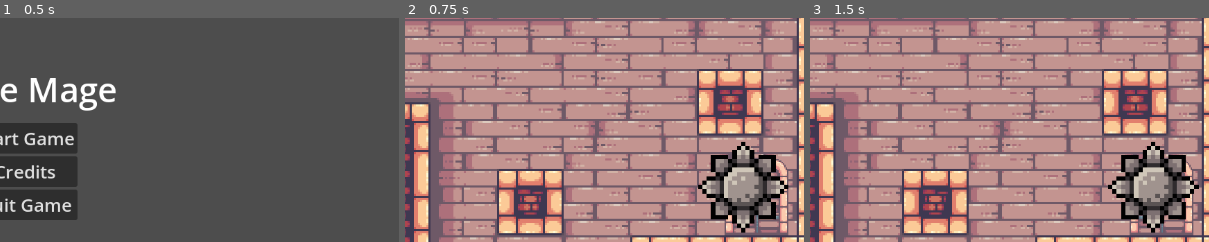
Above: before the commit, frames 1-3 (left to right).
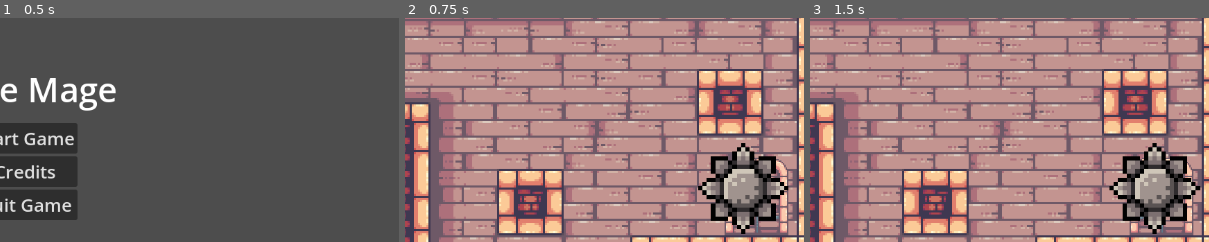
Above: after the commit, the same moments.

Repository: CristianOrmazabal/ProyectoCC5408
Game: Godot game, scene res://scenes/mainmenu.tscn
The game is run twice, just before and just after one commit, with the same random seed, the same clock (stepped at 60 frames per second) and the same inputs. The engine's default icon, where the game draws it, is replaced by a stand-in: a white triangle on a blue panel in a dark square.
Inputs:
- Up to frame 1 (0.5 s): no input
- Up to frame 2 (0.75 s): click "Start Game" at 0.5 s
- Up to frame 3 (1.5 s): tap Enter (ui_accept) at 1.25 s; hold Right (Gravity_right) from 1.28 s (still down)
The pictures show only the part of the screen within x 47-97%, y 18-68%; the shares and areas given below are measured in that part.

Frame 1 is identical in both runs. In frame 2, 1.7% of the frame differs, in the area x 73-97%, y 55-97%; in frame 3, 2.7%, in the area x 74-98%, y 55-97%.

Commit message:
commit parcial, con los cambios de assets a los pinchos y la bola movible

Diff:
--- a/scenes/danger_movable_1.tscn
+++ b/scenes/danger_movable_1.tscn
@@ -5,7 +5,7 @@
 [ext_resource type="Texture2D" uid="uid://bxrhh5wapsddk" path="res://assets/Trap and Weapon/SpikeBall.png" id="2_3okyn"]
 
 [sub_resource type="CircleShape2D" id="CircleShape2D_olbet"]
-radius = 70.0286
+radius = 68.0074
 
 [sub_resource type="CircleShape2D" id="CircleShape2D_d8ap2"]
 radius = 70.0286
